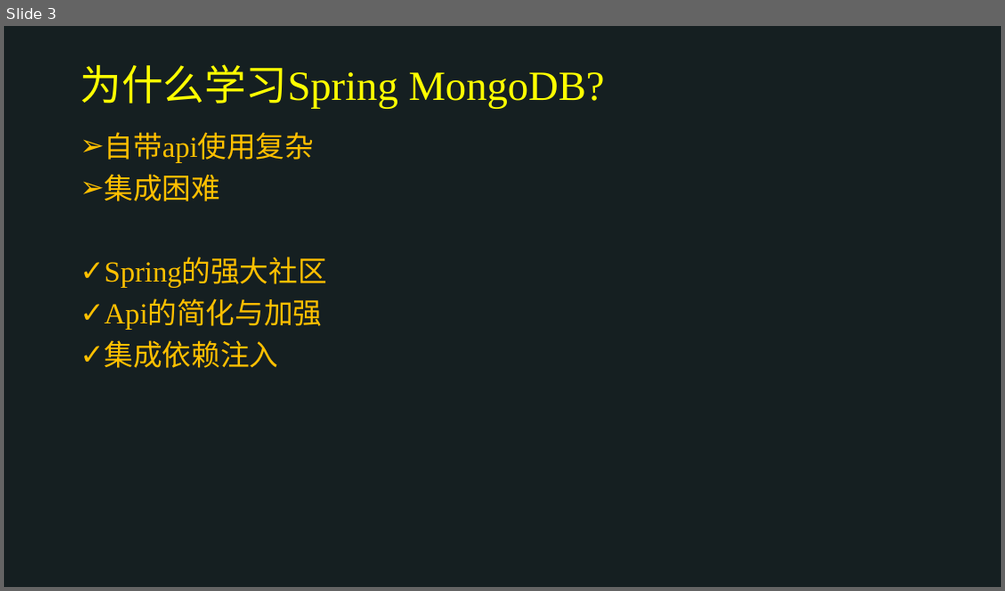
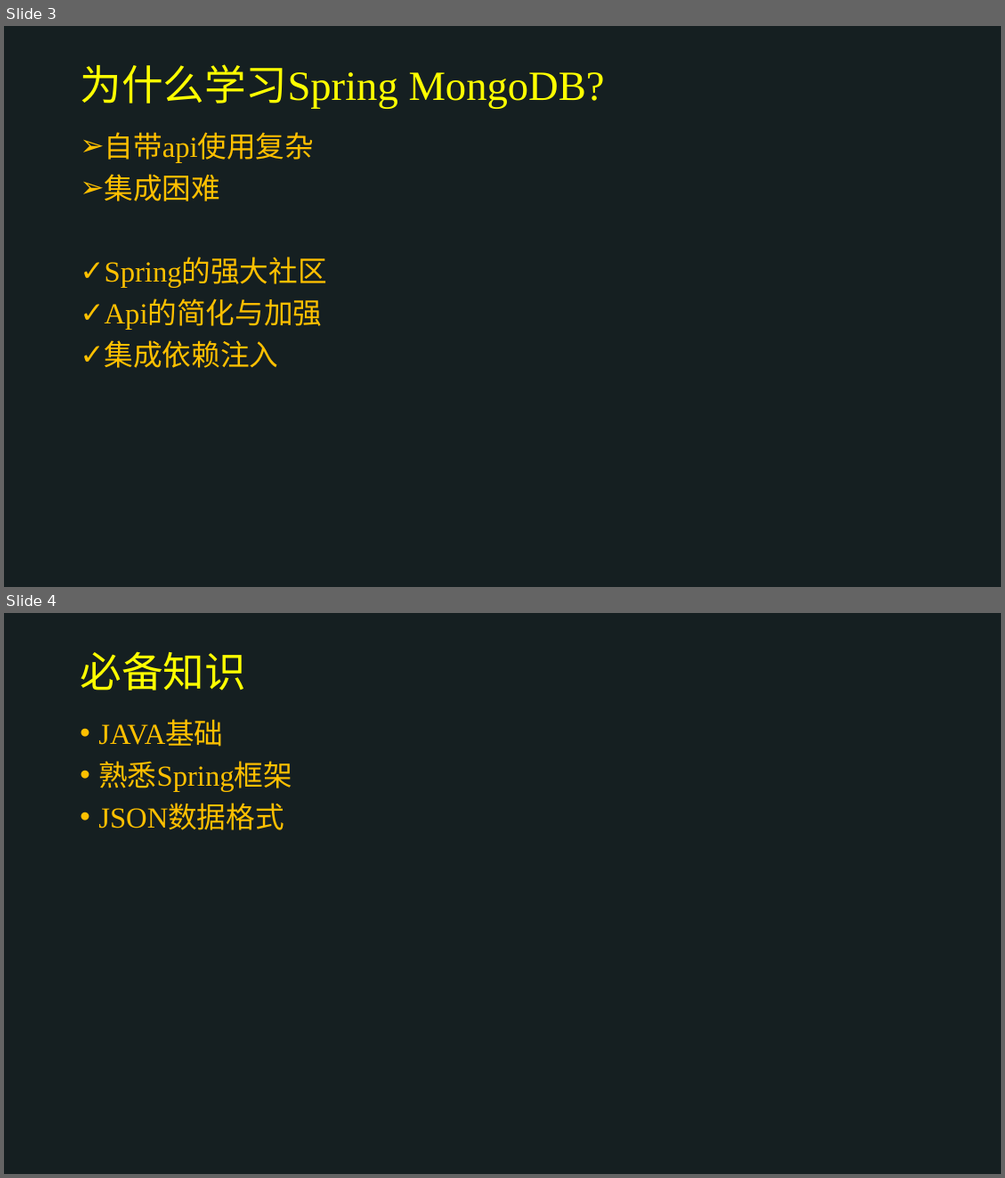
Before and after one commit to kawhii/mvc, a slide deck: document/lession/lession1/lession1.pptx. Shown one above the other, each under a label of ours: slide 3 before the commit, slides 3 and 4 after it. The pictures are 1005x591 and 1005x1178 pixels, drawn with LibreOffice and Linux fonts; fonts in the diff are those of the drawing; background and template pictures are left out. Boxes give left, top, right and bottom in pixels: in the first picture for what was removed or moved away, otherwise in the second. Text is boxed around its words. In the diff, an @@ line names an element or a change of style, - is before the commit and + after.

```diff
--- a/document/lession/lession1/lession1.pptx
+++ b/document/lession/lession1/lession1.pptx
@@ slide 4 added at bbox=[4, 613, 1001, 1174], background #151F21 @@
@@ title added at bbox=[80, 651, 246, 690], 40 pt, text #FFFF00 @@
+必备知识
@@ text added at bbox=[98, 721, 292, 830], 28 pt, text #FFC000 @@
+• JAVA基础
+• 熟悉Spring框架
+• JSON数据格式
```
Also in this commit, not shown: 1 other slide added.
